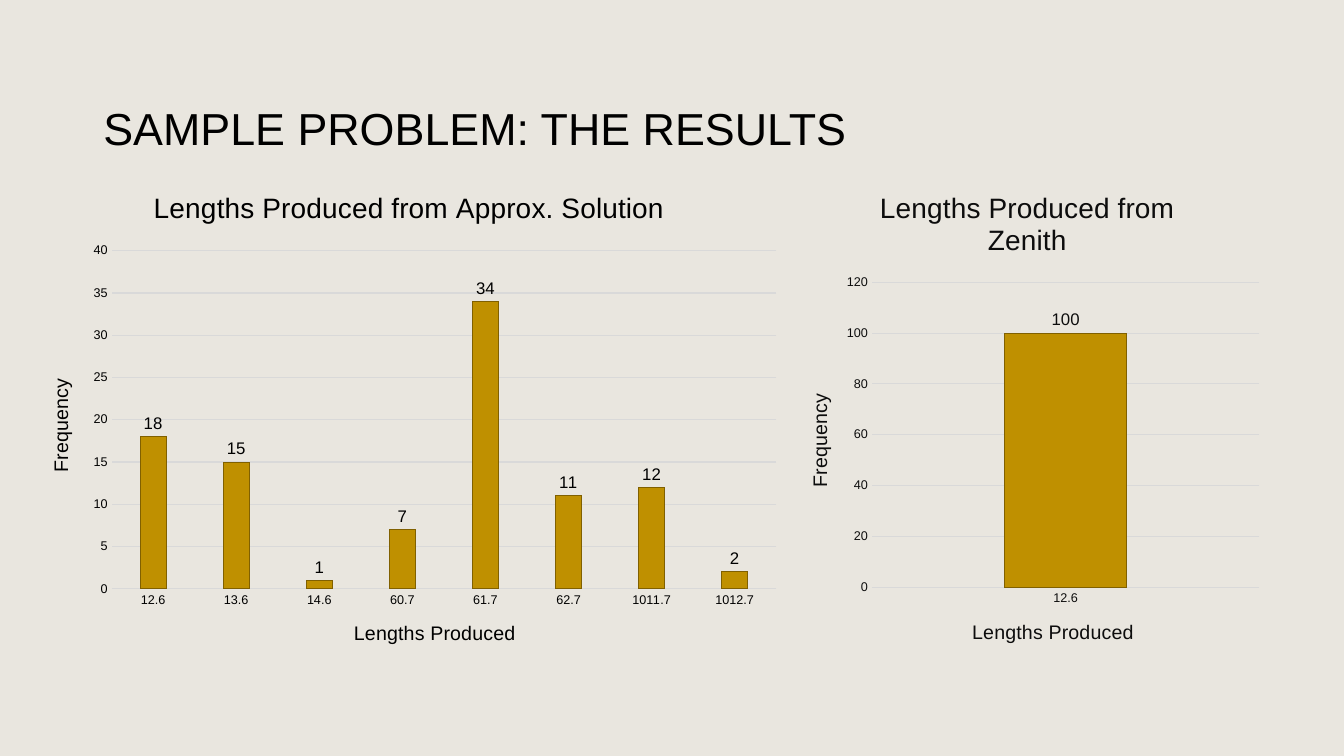
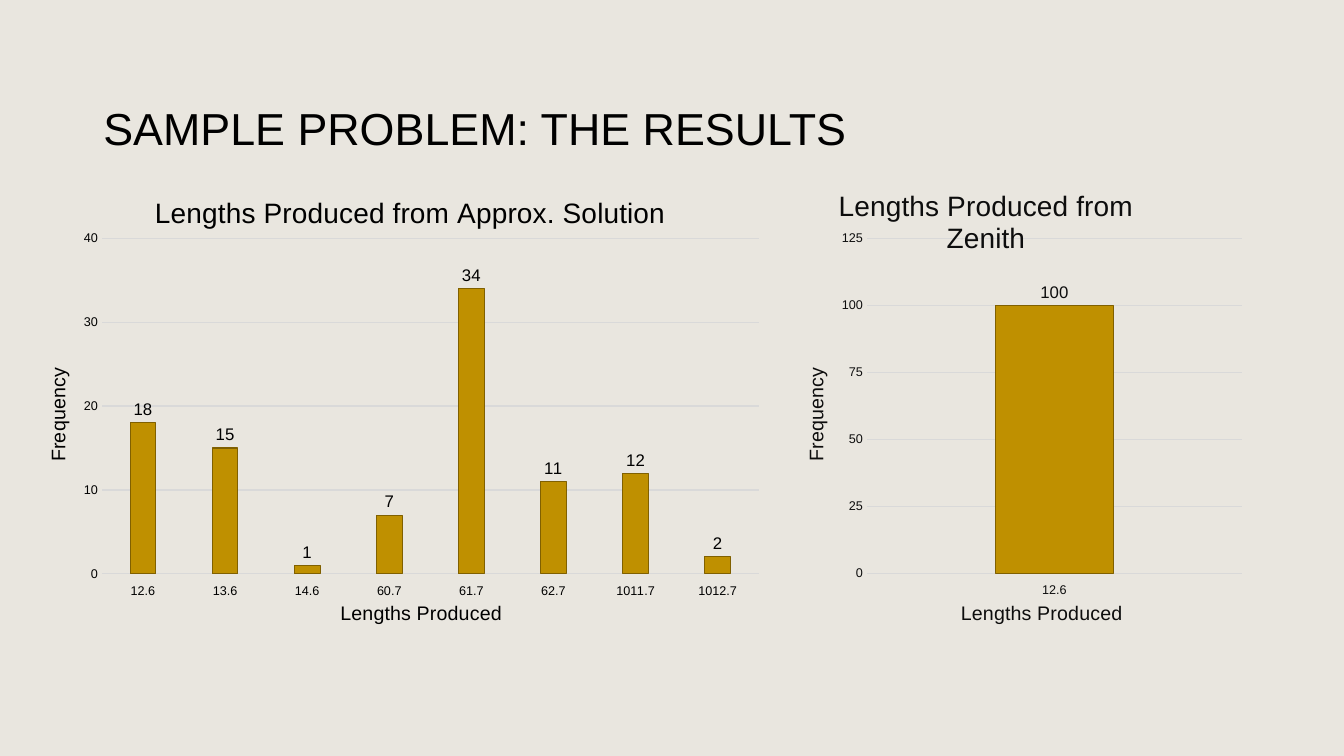
Before and after one commit to PictureOfGray/CS412-Team-NAME, a slide deck: slide 23 of presentations/TeamNAMETSP.pptx (slide 28 before the commit). Drawn at 1344x756 pixels with LibreOffice and Linux fonts; fonts in the diff are those of the drawing; background and template pictures are left out. Boxes give left, top, right and bottom in pixels: in the first picture for what was removed or moved away, otherwise in the second. Text is boxed around its words. In the diff, an @@ line names an element or a change of style, - is before the commit and + after.

```diff
--- a/presentations/TeamNAMETSP.pptx
+++ b/presentations/TeamNAMETSP.pptx
@@ column chart at bbox=[41, 190, 762, 631] @@
@@ title "Lengths Produced from Approx. Solution " to "Lengths Produced from Approx. Solution" @@
@@ data labels of Series 1 changed @@
@@ category axis title "Lengths Produced " to "Lengths Produced" @@
@@ value axis title "Frequency " to "Frequency" @@
@@ category axis changed @@
@@ value axis changed @@
@@ plot area changed @@
@@ lettering changed @@
@@ column chart: place and size @@
-column chart at bbox=[26, 169, 791, 666]
+column chart at bbox=[41, 190, 762, 631]
@@ column chart at bbox=[800, 184, 1244, 631] @@
@@ title "Lengths Produced from Zenith " to "Lengths Produced from Zenith" @@
@@ data labels of Series 1 changed @@
@@ category axis title "Lengths Produced " to "Lengths Produced" @@
@@ value axis title "Frequency " to "Frequency" @@
@@ category axis changed @@
@@ value axis changed @@
@@ plot area changed @@
@@ lettering changed @@
@@ column chart: place and size @@
-column chart at bbox=[785, 169, 1269, 666]
+column chart at bbox=[800, 184, 1244, 631]
```
Also in this commit, not shown: 16 other slides changed, 5 slides added, 9 slides removed.
